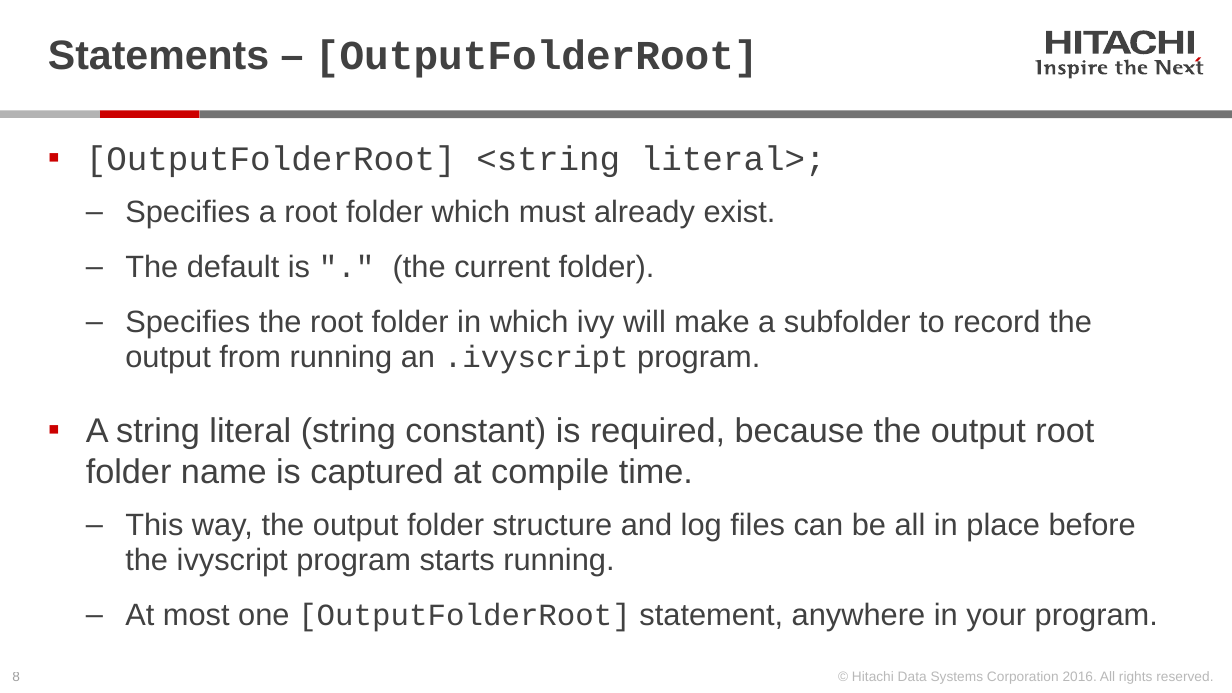
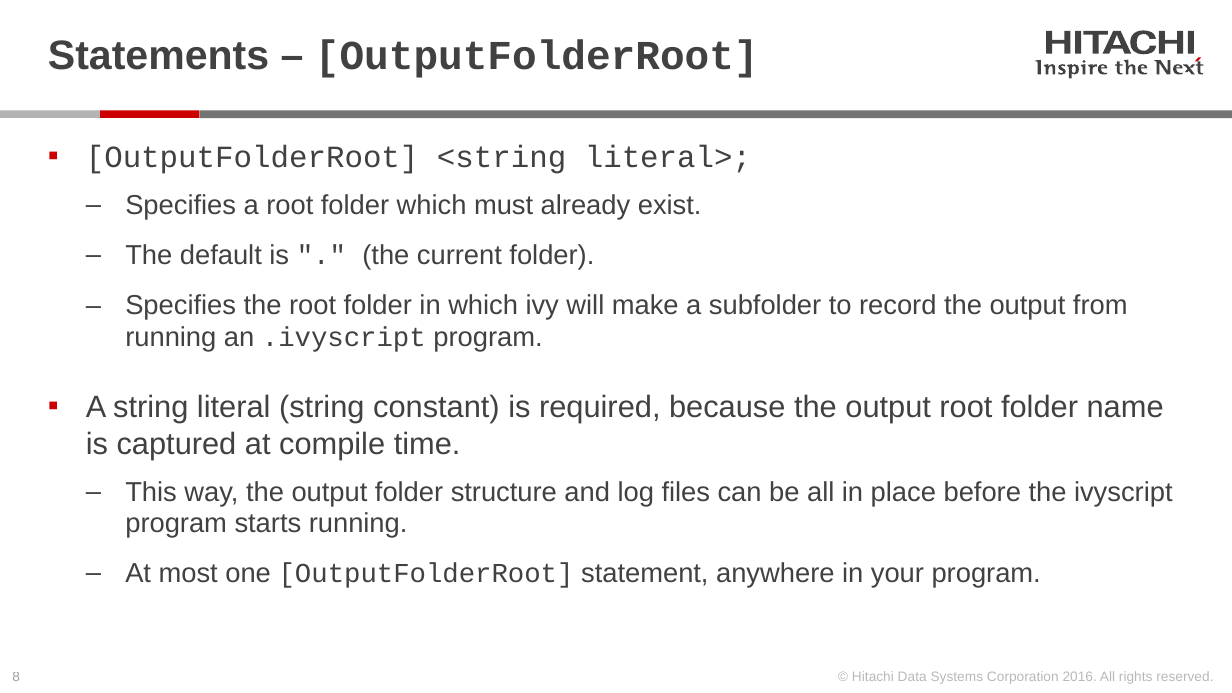
Before and after one commit to Hitachi-Data-Systems/ivy, a slide deck: slide 8 of doc/Programming the ivy engine.pptx. Drawn at 1232x693 pixels with LibreOffice and Linux fonts; fonts in the diff are those of the drawing. Boxes give left, top, right and bottom in pixels: in the first picture for what was removed or moved away, otherwise in the second. Text is boxed around its words. In the diff, an @@ line names an element or a change of style, - is before the commit and + after.

```diff
--- a/doc/Programming the ivy engine.pptx
+++ b/doc/Programming the ivy engine.pptx
@@ text "[OutputFolderRoot] <string literal>;" at (x1=86, y1=145, x2=1173, y2=588): size 20 to 18 pt in "[OutputFolderRoot] <string literal>;", "A string literal (string constant) is required, ..."; size 18 to 16 pt in "Specifies a root folder which must already ...", "The default is "." (the current folder).", "Specifies the root folder in which ivy ...", "This way, the output folder structure and ..." and 1 more places @@
```
Also in this commit, not shown: 11 other slides changed, 14 slides added, 54 other files.
